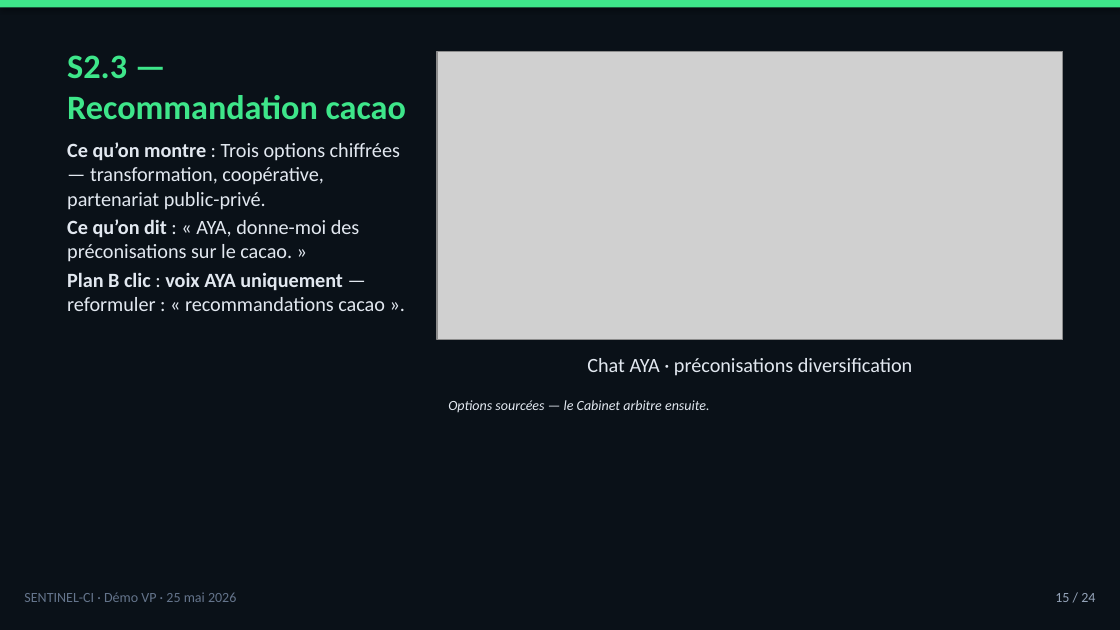
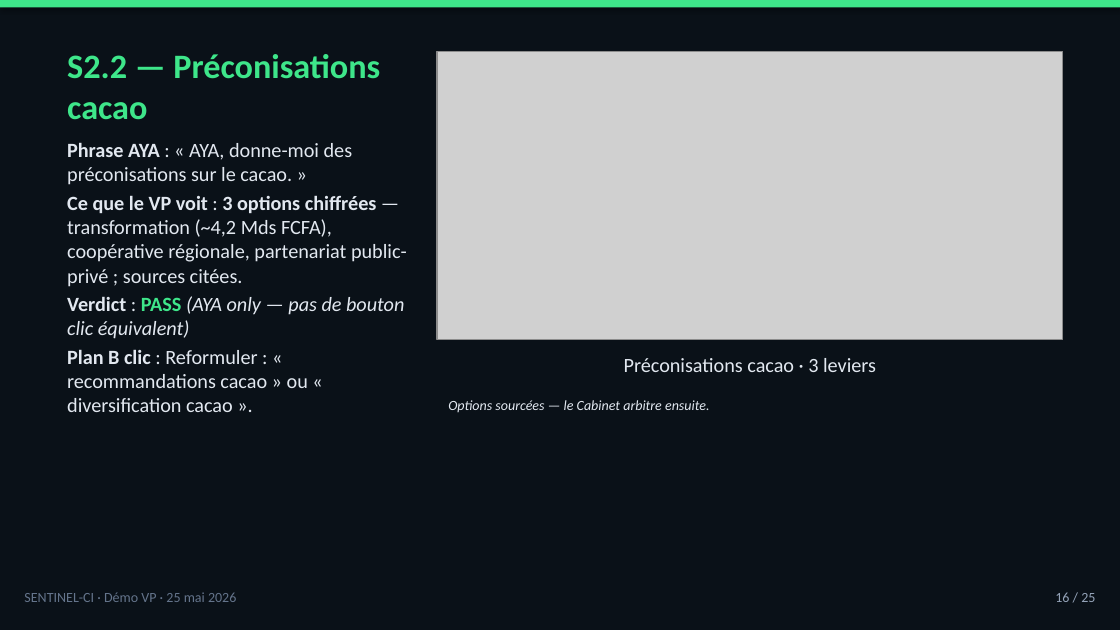
Before and after one commit to tishacian/hyusai, a slide deck: slide 16 of docs/sentinel-ci-demo-presenter-deck-2026-05-25.pptx (slide 15 before the commit). Drawn at 1120x630 pixels with LibreOffice and Linux fonts; fonts in the diff are those of the drawing; grey boxes stand for pictures. Boxes give left, top, right and bottom in pixels: in the first picture for what was removed or moved away, otherwise in the second. Text is boxed around its words. In the diff, an @@ line names an element or a change of style, - is before the commit and + after.

```diff
--- a/docs/sentinel-ci-demo-presenter-deck-2026-05-25.pptx
+++ b/docs/sentinel-ci-demo-presenter-deck-2026-05-25.pptx
@@ title at <box>67,54,380,120</box>: text changed @@
-S2.3 — Recommandation cacao
+S2.2 — Préconisations cacao
@@ text at <box>67,142,407,412</box>: text changed @@
-Ce qu’on montre : Trois options chiffrées — transformation, coopérative, partenariat public-privé.
-Ce qu’on dit : « AYA, donne-moi des préconisations sur le cacao. »
-Plan B clic : voix AYA uniquement — reformuler : « recommandations cacao ».
+Phrase AYA : « AYA, donne-moi des préconisations sur le cacao. »
+Ce que le VP voit : 3 options chiffrées — transformation (~4,2 Mds FCFA), coopérative régionale, partenariat public-privé ; sources citées.
+Verdict : PASS (AYA only — pas de bouton clic équivalent)
+Plan B clic : Reformuler : « recommandations cacao » ou « diversification cacao ».
@@ text at <box>624,358,876,372</box>: text changed @@
-Chat AYA · préconisations diversification
+Préconisations cacao · 3 leviers
@@ text at <box>1055,592,1095,602</box>: text changed @@
-15 / 24
+16 / 25
```
Also in this commit, not shown: 20 other slides changed, 3 slides added, 2 slides removed, 2 other files.
